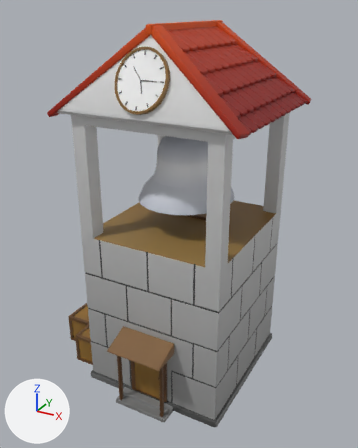
An edit to the FBX model Assets/belltower.fbx, drawn before and after from the same camera.
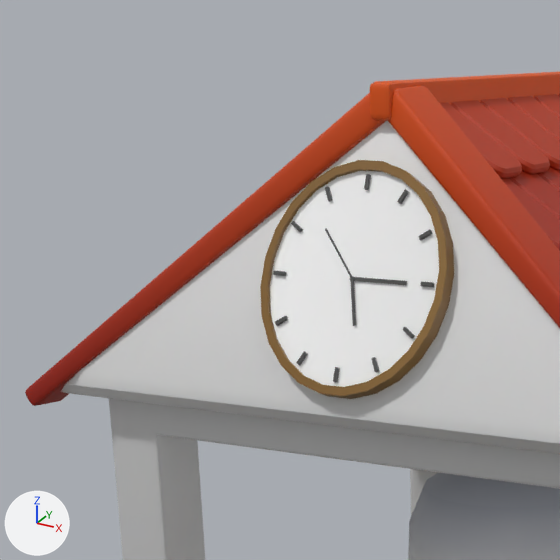
Each version appears first whole from a 50 mm lens placed at (3.92, -6.6, 6.07), pointed at (0.26, 0.05, 2.74), and next in a close-up on the part from 11% to 56% of the width and 0% to 36% of the height. The axes (+X, +Y, +Z) are drawn at lower left. The lights are the same throughout. Where no turn or scale is listed for an object, it has been applied to the vertices. Vertices at the same position are counted once.

The scene before the commit, as lines of its bpy script (objects in view):
```python
me_mesh = bpy.data.meshes.new('Mesh')
me_mesh.from_pydata(...)  # 9139 vertices, 9162 faces; spans x -1.88..1.88, y -1.62..1.62, z -2.93..2.93
me_mesh.materials.append(mat_aiflat2)  # picture img_gradient_map__1__png
ob_belltower1 = bpy.data.objects.new('belltower1', me_mesh)
ob_belltower1.location = (0.0, 0.0, 2.93)
```
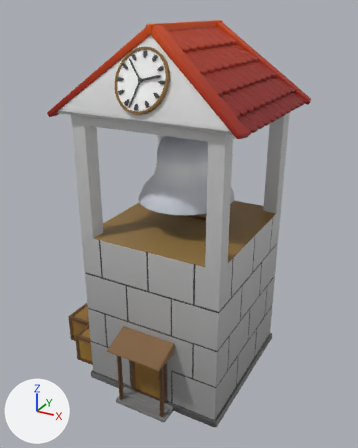
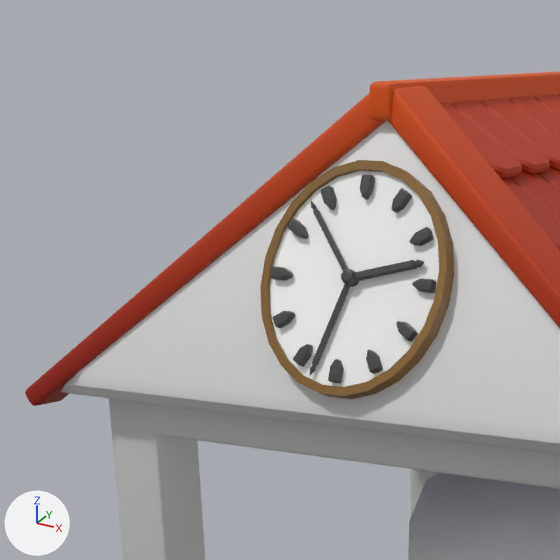
Where the newer file only moved an object's origin or applied its transform, the numbers keep the older frame.

Location of each change, [x1, y1, x2, y2] in pixels of the close-ups (560 x 560 px):
part 1 of me_mesh, deleted: before [333, 174, 434, 382]
part 2 of me_mesh, built on: before [273, 186, 409, 373]; after [271, 174, 436, 383]

The change in detail:
Material 'aiFlat1' (mat_aiflat1) is new.
Its texture is img_gradient_map__1__png.
me_mesh is used by ob_belltower1; location (0.0, 0.0, 2.93).
me_mesh had 9139 vertices, 9162 faces and spanned x -1.88..1.88, y -1.62..1.62, z -2.93..2.93.
me_mesh now has 10671 vertices, 10718 faces and spans x -1.88..1.88, y -1.62..1.62, z -2.93..2.93.
me_mesh part 1: 12 loose pieces with 96 vertices, spanning x 0.03..0.71, y -1.29..1.58, z 1.91..2.62, are deleted.
me_mesh part 2: 6 vertices moved within x 0.36..0.38, y -1.15..-1.14, z 2.26..2.28; 107 vertices removed from x 0.02..0.6, y -1.27..-0.99, z 1.95..2.58; 913 vertices added at x 0.02..0.72, y -1.3..-1.0, z 1.92..2.62.
me_mesh now uses material mat_aiflat1 (picture img_gradient_map__1__png).
